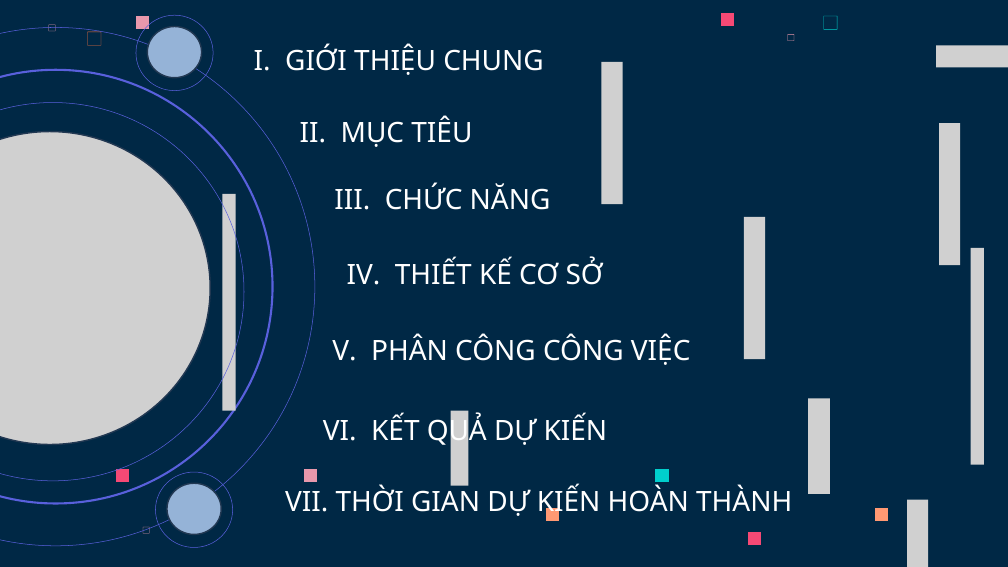
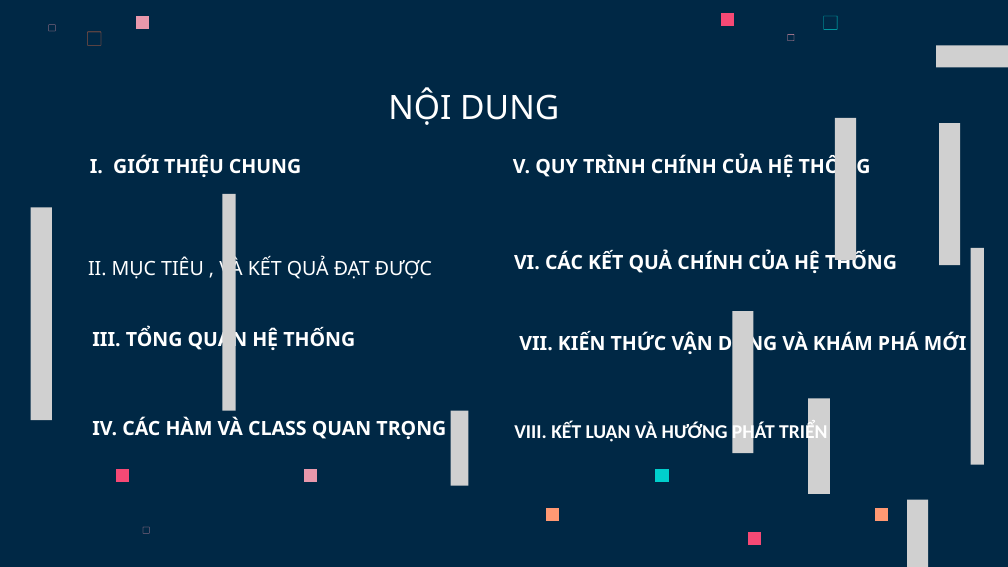
Before and after one commit to AnhCode206/DDTuan_PBL01_NHP41B_Nhom11, a slide deck: slide 3 of Slides.pptx. Drawn at 1008x567 pixels with LibreOffice and Linux fonts; fonts in the diff are those of the drawing; grey boxes stand for pictures. Boxes give left, top, right and bottom in pixels: in the first picture for what was removed or moved away, otherwise in the second. Text is boxed around its words. In the diff, an @@ line names an element or a change of style, - is before the commit and + after.

```diff
--- a/Slides.pptx
+++ b/Slides.pptx
@@ freeform shape removed at bbox=[0, 27, 314, 545] @@
@@ freeform shape removed at bbox=[136, 15, 213, 91] @@
@@ ellipse removed at bbox=[147, 27, 202, 78] @@
@@ freeform shape removed at bbox=[0, 70, 273, 503] @@
@@ text added at bbox=[388, 87, 559, 125], 48 pt, text #FFFFFF @@
+NỘI DUNG
@@ freeform shape removed at bbox=[0, 102, 244, 481] @@
@@ picture: place and size @@
-picture at bbox=[601, 62, 622, 204]
+picture at bbox=[835, 118, 856, 260]
@@ picture removed at bbox=[0, 132, 210, 445] @@
@@ text "I. GIỚI THIỆU CHUNG": place and size @@
-text "I. GIỚI THIỆU CHUNG" at bbox=[254, 44, 544, 75]
+text "I. GIỚI THIỆU CHUNG" at bbox=[90, 155, 301, 177]
@@ text "I. GIỚI THIỆU CHUNG" at bbox=[90, 155, 301, 177]: size 40 to 28 pt, bold on @@
@@ text at bbox=[513, 154, 871, 179]: text changed; size 40 to 28 pt; bold on @@
-V. PHÂN CÔNG CÔNG VIỆC
+V. QUY TRÌNH CHÍNH CỦA HỆ THỐNG
@@ text at bbox=[88, 256, 432, 281]: text changed; size 40 to 28 pt @@
-II. MỤC TIÊU
+II. MỤC TIÊU , VÀ KẾT QUẢ ĐẠT ĐƯỢC
@@ text at bbox=[514, 251, 897, 273]: text changed; size 40 to 28 pt; bold on @@
-VI. KẾT QUẢ DỰ KIẾN
+VI. CÁC KẾT QUẢ CHÍNH CỦA HỆ THỐNG
@@ text at bbox=[92, 327, 355, 352]: text changed; size 40 to 28 pt; bold on @@
-III. CHỨC NĂNG
+III. TỔNG QUAN HỆ THỐNG
@@ picture: place and size @@
-picture at bbox=[744, 217, 765, 359]
+picture at bbox=[732, 311, 753, 453]
@@ text at bbox=[519, 332, 967, 357]: text changed; size 40 to 28 pt; bold on @@
-VII. THỜI GIAN DỰ KIẾN HOÀN THÀNH
+VII. KIẾN THỨC VẬN DỤNG VÀ KHÁM PHÁ MỚI
@@ text at bbox=[92, 416, 446, 439]: text changed; size 40 to 28 pt; bold on @@
-IV. THIẾT KẾ CƠ SỞ
+IV. CÁC HÀM VÀ CLASS QUAN TRỌNG
@@ text added at bbox=[514, 422, 827, 444], 28 pt, text #FFFFFF, bold @@
+VIII. KẾT LUẬN VÀ HƯỚNG PHÁT TRIỂN
@@ freeform shape removed at bbox=[156, 472, 233, 548] @@
@@ ellipse removed at bbox=[167, 483, 221, 535] @@
```
Also in this commit, not shown: 3 other slides changed, 20 slides added, 9 slides removed, 3 other files.
